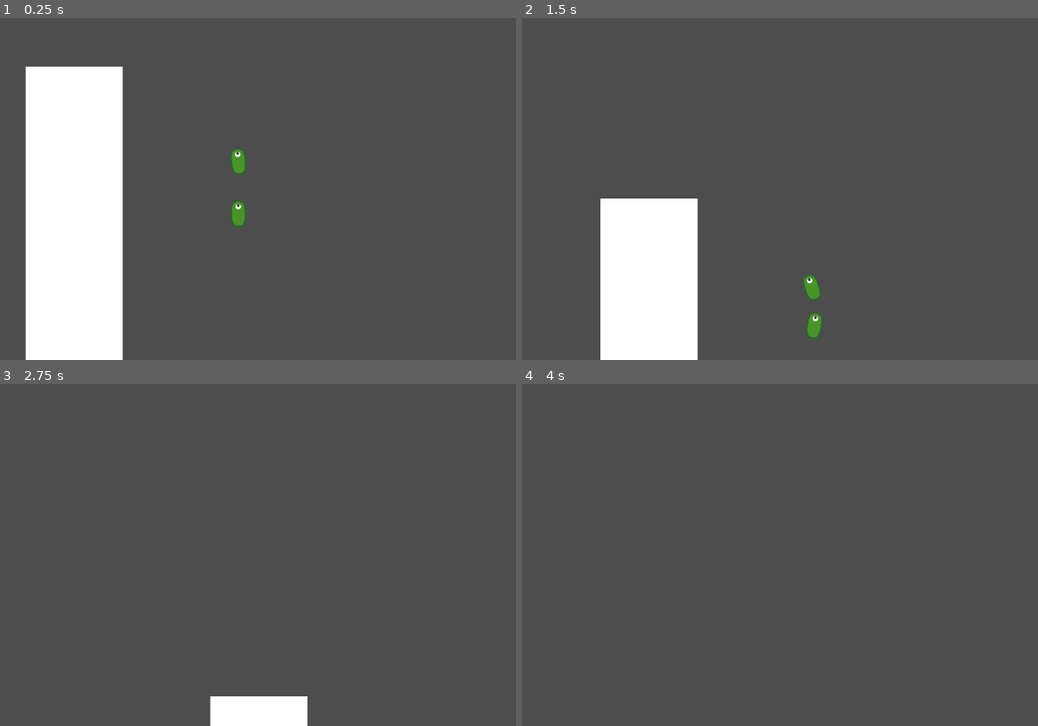
Above: before the commit, frames 1-4 (two rows, left to right).
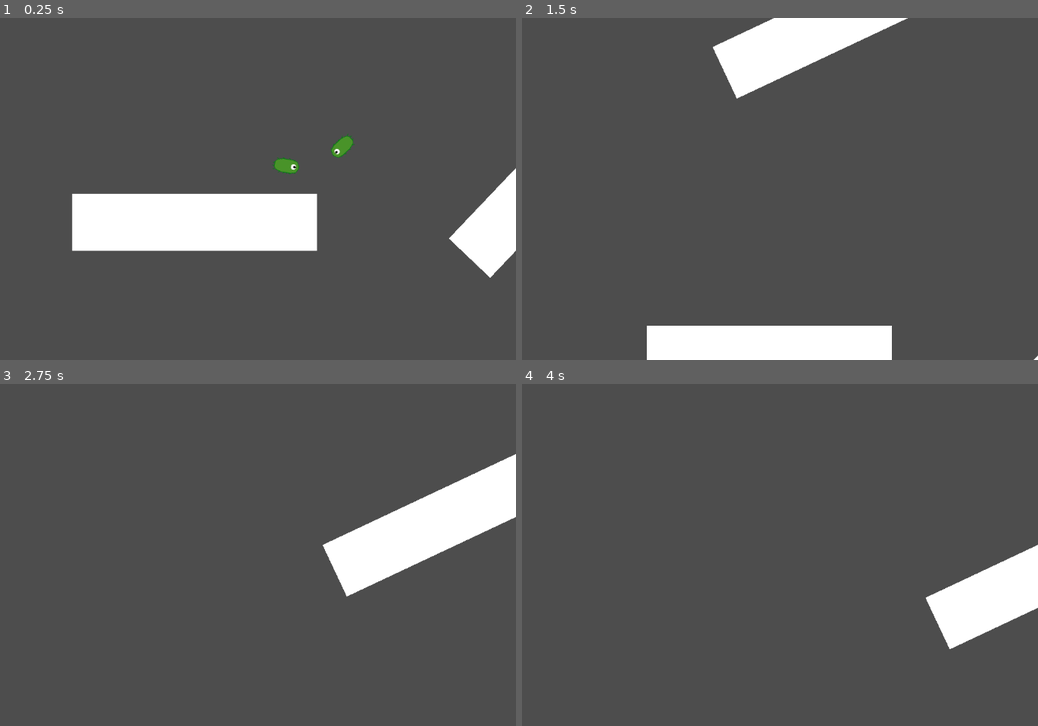
Above: after the commit, the same moments.

Repository: Frozen-Owl-nest/evolution-godot
Game: Godot game, scene res://scene.tscn
Two runs of this game, one before a commit and one after it. Both use one fixed random seed, a clock stepped at 60 frames per second and the inputs below.
Inputs (mouse positions are in pixels of both pictures, inside the frame that each line leads up to):
- Up to frame 1 (0.25 s): no input
- Up to frame 2 (1.5 s): move the mouse to (867, 171) at 0.52 s; click (867, 171) at 0.67 s; move the mouse to (614, 206) at 1.27 s; click (614, 206) at 1.42 s
- Up to frame 3 (2.75 s): move the mouse to (273, 479) at 2.02 s; click (273, 479) at 2.17 s
- Up to frame 4 (4 s): move the mouse to (702, 623) at 2.77 s; click (702, 623) at 2.92 s; move the mouse to (914, 606) at 3.52 s; click (914, 606) at 3.67 s

The runs differ from the first frame. In frame 1, 24% of the frame differs, in the area x 4-100%, y 14-100%; in frame 2, 16%; in frame 3, 8.2%; in frame 4, 3.6%.

Commit message:
Adding neural network

Diff:
--- a/agent.gd
+++ b/agent.gd
@@ -3,6 +3,8 @@
 @onready var repceptor_1 = $Receptor_1
 @onready var repceptor_2 = $Receptor_2
 @onready var repceptor_3 = $Receptor_3
+
+var Network = preload("res://neuronNetwork.gd").NeuralNetwork
 
 var speed = 1
 var rot = randf()
@@ -10,17 +12,20 @@
 var noise2 = FastNoiseLite.new()
 var time = randf()
 var energy = 300
+var network = Network.new(4, 2, [2,2])
 
 func _ready():
 	noise1.seed = randi()
 	noise2.seed = randi()
 
 func _process(delta):
-	speed = noise1.get_noise_1d(time)
+	var output = network.get_output([int(repceptor_1.is_colliding()), int(repceptor_2.is_colliding()), int(repceptor_3.is_colliding()), energy/1000])
+	speed = output[0]
+	print(network.get_output([time, energy]))
 	var velocity = Vector2.UP.rotated(self.rotation) * abs(speed) * 10
 	energy -= abs(speed)
 	self.position += velocity
-	rot = noise2.get_noise_1d(time) * 2 * PI
+	rot = output[1] * 2 * PI
 	time += delta
 	self.rotation = rot
 	if energy <= 0:
--- /dev/null
+++ b/neuronNetwork.gd
@@ -0,0 +1,67 @@
+extends Node
+
+class Neuron:
+	var weights: Array
+	var bias: float
+
+	func _init(input_size: int):
+		weights = []
+		for i in range(input_size):
+			weights.append(randf() * 2 - 1)
+			bias = randf() * 2 - 1
+
+	func activate(inputs: Array) -> float:
+		var sum = bias
+		for i in range(inputs.size()):
+			sum += inputs[i] * weights[i]
+		return sigmoid(sum)
+
+	func sigmoid(x: float) -> float:
+		return 1.0 / (1.0 + exp(-x))
+
+	func _to_string():
+		return str(weights)
+
+class Layer:
+	var input_size: int
+	var neurons: Array = []
+
+	func _init(input_size: int, neuron_count: int):
+		input_size = input_size
+		for i in range(neuron_count):
+			neurons.append(Neuron.new(input_size))
+
+	func feed_forward(inputs: Array) -> float:
+		return neurons[0].activate(inputs)
+
+	func get_outputs(input: Array) -> Array:
+		var outputs = []
+		for neuron in neurons:
+			outputs.append(neuron.activate(input))
+		return outputs
+
+	func _to_string():
+		return str(neurons)
+
+class NeuralNetwork:
+	var input_size: int
+	var layers: Array = []
+
+	func _init(input_size: int, ouput_size: int, hiden_size: Array):
+		input_size = input_size
+		var layer_sizes = hiden_size
+		layer_sizes.append(ouput_size)
+		for neuron_count in layer_sizes:
+			layers.append(Layer.new(input_size, neuron_count))
+			input_size = neuron_count
+		print(layers)
+
+	func get_output(input: Array) -> Array:
+		var output
+		for layer in layers:
+			output = layer.get_outputs(input)
+			input = output
+		return output
+
+	func feed_forward(inputs: Array) -> float:
+		return layers[0].activate(inputs)
--- a/scene.tscn
+++ b/scene.tscn
@@ -10,51 +10,87 @@
 
 [sub_resource type="CanvasItemMaterial" id="CanvasItemMaterial_rq5lk"]
 
+[sub_resource type="RectangleShape2D" id="RectangleShape2D_jf5od"]
+size = Vector2(462, 108)
+
 [node name="Scene" type="Node2D"]
 
-[node name="RigidBody2D" type="RigidBody2D" parent="."]
+[node name="Agent_!" type="RigidBody2D" parent="."]
+position = Vector2(269, -196)
+rotation = -2.03271
 gravity_scale = 0.0
 script = ExtResource("1_54pvi")
 
-[node name="CollisionShape2D" type="CollisionShape2D" parent="RigidBody2D"]
+[node name="CollisionShape2D" type="CollisionShape2D" parent="Agent_!"]
 shape = SubResource("CapsuleShape2D_nco4j")
 
-[node name="Receptor_1" type="RayCast2D" parent="RigidBody2D"]
+[node name="Receptor_1" type="RayCast2D" parent="Agent_!"]
 target_position = Vector2(-40, -75)
 
-[node name="Receptor_2" type="RayCast2D" parent="RigidBody2D"]
+[node name="Receptor_2" type="RayCast2D" parent="Agent_!"]
 material = SubResource("CanvasItemMaterial_rq5lk")
 target_position = Vector2(40, -75)
 
-[node name="Receptor_3" type="RayCast2D" parent="RigidBody2D"]
+[node name="Receptor_3" type="RayCast2D" parent="Agent_!"]
 target_position = Vector2(0, -90)
 
-[node name="Sprite2D" type="Sprite2D" parent="RigidBody2D"]
+[node name="Sprite2D" type="Sprite2D" parent="Agent_!"]
+texture = ExtResource("2_n5s0t")
+
+[node name="Agent_2" type="RigidBody2D" parent="."]
+position = Vector2(0, -102)
+gravity_scale = 0.0
+script = ExtResource("1_54pvi")
+
+[node name="CollisionShape2D" type="CollisionShape2D" parent="Agent_2"]
+shape = SubResource("CapsuleShape2D_nco4j")
+
+[node name="Receptor_1" type="RayCast2D" parent="Agent_2"]
+target_position = Vector2(-40, -75)
+
+[node name="Receptor_2" type="RayCast2D" parent="Agent_2"]
+material = SubResource("CanvasItemMaterial_rq5lk")
+target_position = Vector2(40, -75)
+
+[node name="Receptor_3" type="RayCast2D" parent="Agent_2"]
+target_position = Vector2(0, -90)
+
+[node name="Sprite2D" type="Sprite2D" parent="Agent_2"]
 texture = ExtResource("2_n5s0t")
 
 [node name="Camera2D" type="Camera2D" parent="."]
 script = ExtResource("3_ug4gh")
 
-[node name="RigidBody2D2" type="RigidBody2D" parent="."]
-position = Vector2(0, -102)
+[node name="Wall" type="RigidBody2D" parent="."]
 gravity_scale = 0.0
-script = ExtResource("1_54pvi")
 
-[node name="CollisionShape2D" type="CollisionShape2D" parent="RigidBody2D2"]
-shape = SubResource("CapsuleShape2D_nco4j")
+[node name="CollisionShape2D" type="CollisionShape2D" parent="Wall"]
+position = Vector2(-83, 13)
+shape = SubResource("RectangleShape2D_jf5od")
 
-[node name="Receptor_1" type="RayCast2D" parent="RigidBody2D2"]
-target_position = Vector2(-40, -75)
+[node name="Polygon2D" type="Polygon2D" parent="Wall"]
+polygon = PackedVector2Array(-315, -41, 149, -41, 149, 67, -315, 67)
 
-[node name="Receptor_2" type="RayCast2D" parent="RigidBody2D2"]
-material = SubResource("CanvasItemMaterial_rq5lk")
-target_position = Vector2(40, -75)
+[node name="Wall2" type="RigidBody2D" parent="."]
+position = Vector2(112, -666)
+rotation = -0.439677
+gravity_scale = 0.0
 
-[node name="Receptor_3" type="RayCast2D" parent="RigidBody2D2"]
-target_position = Vector2(0, -90)
+[node name="CollisionShape2D" type="CollisionShape2D" parent="Wall2"]
+position = Vector2(-83, 13)
+shape = SubResource("RectangleShape2D_jf5od")
 
-[node name="Sprite2D" type="Sprite2D" parent="RigidBody2D2"]
-texture = ExtResource("2_n5s0t")
+[node name="Polygon2D" type="Polygon2D" parent="Wall2"]
+polygon = PackedVector2Array(-315, -41, 149, -41, 149, 67, -315, 67)
 
-[node name="Polygon2D" type="Polygon2D" parent="."]
-polygon = PackedVector2Array(-403, -282, -403, 321, -219, 321, -219, -282)
+[node name="Wall3" type="RigidBody2D" parent="."]
+position = Vector2(550, -18)
+rotation = 2.33068
+gravity_scale = 0.0
+
+[node name="CollisionShape2D" type="CollisionShape2D" parent="Wall3"]
+position = Vector2(-83, 13)
+shape = SubResource("RectangleShape2D_jf5od")
+
+[node name="Polygon2D" type="Polygon2D" parent="Wall3"]
+polygon = PackedVector2Array(-315, -41, 149, -41, 149, 67, -315, 67)
Not shown: 1 places in scene.tscn that only renumber resources
